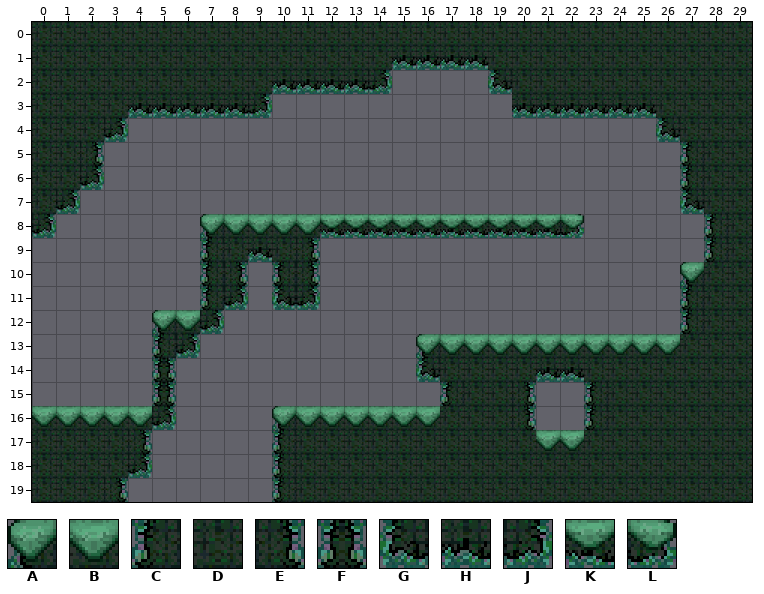
Two states of a Tiled map, captain_brinetooth/Assets/maps/level_rooms0/SWtile3.tmx. The first picture shows the starting point.
Cells are 64x64 px. Shown: x 0..29, y 0..19.
Key: from "level0": A 0, B 1, C 4, D 5, E 6, F 7, G 8, H 9, J 10, K 13, L 14.
_ is an empty cell.
Layer "tiles" before, first column x 0:
 0 DDDDDDDDDDDDDDDDDDDDDDDDDDDDDD
 1 DDDDDDDDDDDDDDDHHHHDDDDDDDDDDD
 2 DDDDDDDDDDHHHHJ____GDDDDDDDDDD
 3 DDDDHHHHHJ__________HHHHHHDDDD
 4 DDDJ______________________GDDD
 5 DDE________________________CDD
 6 DDJ________________________CDD
 7 DJ_________________________GDD
 8 J______ABBBBKKKKKKKKKKL_____CD
 9 _______CDHDE________________CD
10 _______CE_CE_______________ADD
11 _______CJ_GJ_______________CDD
12 _____ABJ___________________CDD
13 _____CJ_________ABBBBBBBBBBDDD
14 _____F__________GDDDDHHDDDDDDD
15 _____F___________CDDE__CDDDDDD
16 BBBBBJ____ABBBBBBDDDE__CDDDDDD
17 DDDDE_____CDDDDDDDDDDBBDDDDDDD
18 DDDDJ_____CDDDDDDDDDDDDDDDDDDD
19 DDDE______CDDDDDDDDDDDDDDDDDDD
Once edited:
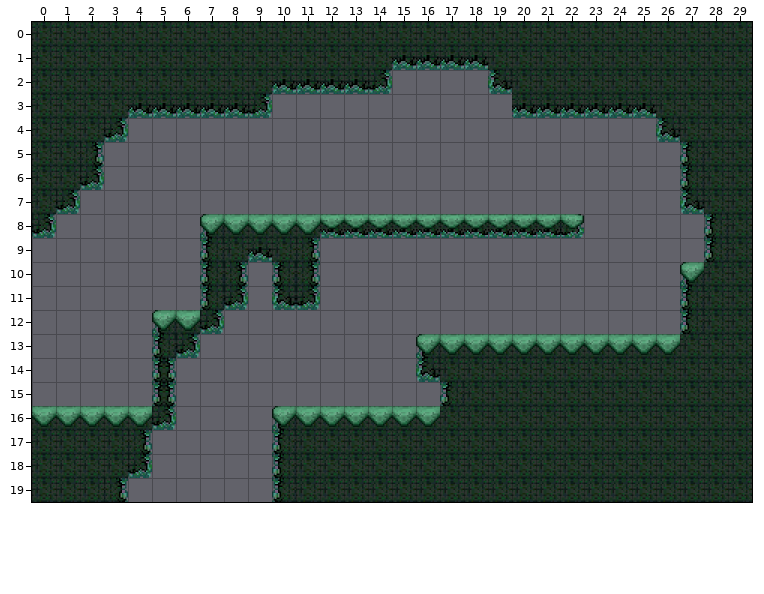
Difference:
Layer "tiles":
y 14: x 21..22 HH -> DD
y 15..16: x 20..23 E__C -> DDDD
y 17: x 21..22 BB -> DD
Where, in picture pixels (left, top, right, bottom), the same in both pictures:
changed: (512, 367, 608, 451)
